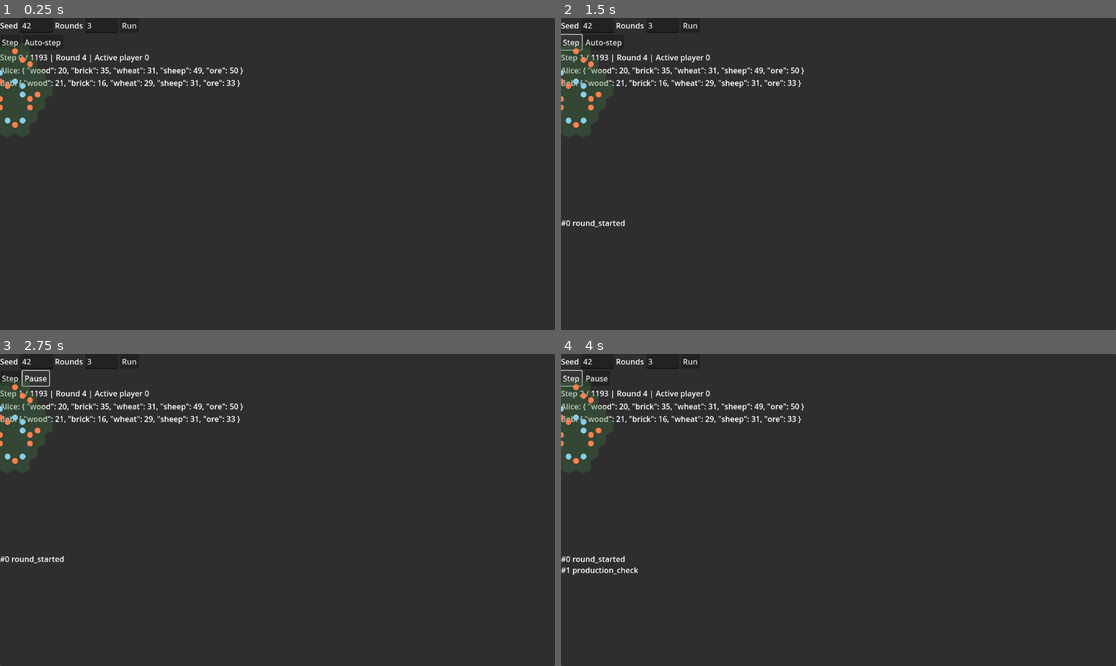
Above: before the commit, frames 1-4 (two rows, left to right).
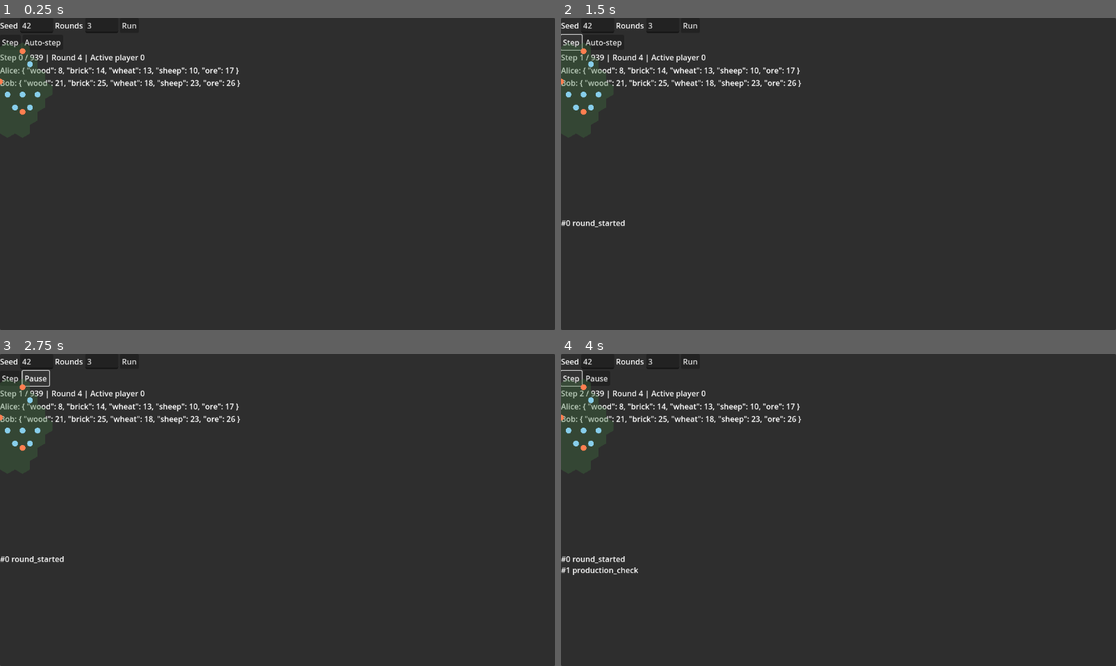
Above: after the commit, the same moments.

Repository: Joesalmon1985/cursor-board-game
Game: Godot game, scene res://ui/debug/debug_game_overlay.tscn
Same seed, same stepped clock (60 frames per second), same inputs: the game is played once before the commit and once after it.
Inputs:
- Up to frame 1 (0.25 s): no input
- Up to frame 2 (1.5 s): click "Run" at 0.5 s; click "Step" at 1.25 s
- Up to frame 3 (2.75 s): click "Auto-step" at 2 s
- Up to frame 4 (4 s): click "Run" at 2.75 s; click "Step" at 3.5 s

The runs differ from the first frame. In frame 1, 1.0% of the frame differs, in the area x 0-44%, y 9-36%; in frame 2, 1.0%; in frame 3, 1.0%; in frame 4, 1.0%.

Commit message:
Align production with 0-9 chance semantics and roll-less-than-chance comparator.
Co-authored-by: Cursor <cursoragent@cursor.com>

Diff:
--- a/core/board/board_generator.gd
+++ b/core/board/board_generator.gd
@@ -10,7 +10,7 @@
 	for coord in HexBoard.coords_for_radius(board_radius):
 		var tile := HexTile.new(coord)
 		for resource in ResourceType.all():
-			tile.production[resource] = rng.rand_range(0.0, 0.9)
+			tile.production[resource] = rng.randi_range(0, 9)
 		board.add_tile(tile)
 
 	board.build_vertex_index()
--- a/core/events/production_check_event.gd
+++ b/core/events/production_check_event.gd
@@ -1,11 +1,13 @@
 class_name ProductionCheckEvent
 extends GameEvent
+
+const SCHEMA_VERSION := 1
 
 var turn: int
 var hex: HexCoord
 var resource: ResourceType.Type
-var threshold: float
-var roll: float
+var production_chance: int
+var roll: int
 var produced: bool
 
 
@@ -13,26 +15,27 @@
 	p_turn: int,
 	p_hex: HexCoord,
 	p_resource: ResourceType.Type,
-	p_threshold: float,
-	p_roll: float,
+	p_production_chance: int,
+	p_roll: int,
 	p_produced: bool
 ) -> void:
 	event_type = "production_check"
 	turn = p_turn
 	hex = p_hex
 	resource = p_resource
-	threshold = p_threshold
+	production_chance = p_production_chance
 	roll = p_roll
 	produced = p_produced
 
 
 func to_dict() -> Dictionary:
 	return {
+		"schema_version": SCHEMA_VERSION,
 		"type": event_type,
 		"turn": turn,
 		"hex": hex.to_dict(),
 		"resource": ResourceType.to_key(resource),
-		"threshold": threshold,
+		"production_chance": production_chance,
 		"roll": roll,
 		"produced": produced,
 	}
--- a/core/model/hex_tile.gd
+++ b/core/model/hex_tile.gd
@@ -8,8 +8,8 @@
 func _init(p_coord: HexCoord) -> void:
 	coord = p_coord
 	for resource in ResourceType.all():
-		production[resource] = 0.0
+		production[resource] = 0
 
 
-func get_production(resource: ResourceType.Type) -> float:
-	return production.get(resource, 0.0)
+func get_production_chance(resource: ResourceType.Type) -> int:
+	return production.get(resource, 0)
--- a/core/rng/game_rng.gd
+++ b/core/rng/game_rng.gd
@@ -2,10 +2,13 @@
 extends RefCounted
 
 var _rng := RandomNumberGenerator.new()
+var _fixed_rolls: Array[int]
 
 
 func seed(value: int) -> void:
 	_rng.seed = value
+	if _fixed_rolls != null:
+		_fixed_rolls.clear()
 
 
 func randf() -> float:
@@ -18,3 +21,22 @@
 
 func randi_range(from_value: int, to_value: int) -> int:
 	return _rng.randi_range(from_value, to_value)
+
+
+func roll_d10() -> int:
+	if _fixed_rolls != null and not _fixed_rolls.is_empty():
+		return _fixed_rolls.pop_front()
+	return randi_range(0, 9)
+
+
+func enqueue_fixed_rolls(rolls: Array) -> void:
+	if _fixed_rolls == null:
+		_fixed_rolls = []
+	for roll in rolls:
+		_fixed_rolls.append(int(roll))
+
+
+func fixed_rolls_remaining() -> int:
+	if _fixed_rolls == null:
+		return 0
+	return _fixed_rolls.size()
--- a/core/rules/production_rules.gd
+++ b/core/rules/production_rules.gd
@@ -17,17 +17,17 @@
 	for coord in state.board.get_all_coords_sorted():
 		var tile := state.board.get_tile(coord)
 		for resource in ResourceType.all():
-			var threshold: float = tile.get_production(resource)
-			if threshold <= 0.0:
+			var production_chance: int = tile.get_production_chance(resource)
+			if production_chance <= 0:
 				continue
 
-			var roll := state.rng.randf()
-			var produced := roll >= threshold
+			var roll := _roll_production_d10(state.rng)
+			var produced := roll < production_chance
 			events.append(ProductionCheckEvent.new(
 				turn,
 				coord,
 				resource,
-				threshold,
+				production_chance,
 				roll,
 				produced
 			))
@@ -58,6 +58,12 @@
 	return events
 
 
+static func _roll_production_d10(rng: GameRng) -> int:
+	if rng.fixed_rolls_remaining() > 0:
+		return rng.roll_d10()
+	return rng.randi_range(0, 9)
+
+
 static func _get_player(state: GameState, player_id: int) -> Player:
 	for player in state.players:
 		if player.id == player_id:
--- a/core/rules/setup_rules.gd
+++ b/core/rules/setup_rules.gd
@@ -4,6 +4,7 @@
 static func create_game(game_seed: int) -> GameState:
 	var state := GameState.new()
 	state.seed = game_seed
+	state.rng = GameRng.new()
 	state.rng.seed(game_seed)
 	state.board = BoardGenerator.generate(state.rng)
 	state.action_space = ActionSpace.from_board(state.board)
--- /dev/null
+++ b/tests/production_fixtures.gd
@@ -0,0 +1,20 @@
+class_name ProductionFixtures
+extends RefCounted
+
+static func build_minimal_production_state(chance_by_resource: Dictionary) -> GameState:
+	var state := GameState.new()
+	state.seed = 1
+	state.rng = GameRng.new()
+	state.rng.seed(1)
+
+	var board := HexBoard.new(0)
+	var coord := HexCoord.new(0, 0)
+	var tile := HexTile.new(coord)
+	for resource in ResourceType.all():
+		tile.production[resource] = chance_by_resource.get(resource, 0)
+	board.add_tile(tile)
+	board.build_vertex_index()
+
+	state.board = board
+	state.action_space = ActionSpace.from_board(board)
+	return state
--- a/tests/test_board_generation.gd
+++ b/tests/test_board_generation.gd
@@ -19,8 +19,8 @@
 	for coord in coords:
 		var tile := board.get_tile(coord)
 		for resource in ResourceType.all():
-			var value: float = tile.get_production(resource)
-			test_assert.check(value >= 0.0 and value <= 0.9, "production threshold out of range")
+			var value: int = tile.get_production_chance(resource)
+			test_assert.check(value >= 0 and value <= 9, "production chance out of range")
 
 	var rng_repeat := GameRng.new()
 	rng_repeat.seed(7)
@@ -30,7 +30,7 @@
 		var tile_b := board_repeat.get_tile(coord)
 		for resource in ResourceType.all():
 			test_assert.eq(
-				tile_a.get_production(resource),
-				tile_b.get_production(resource),
-				"same seed should produce same thresholds"
+				tile_a.get_production_chance(resource),
+				tile_b.get_production_chance(resource),
+				"same seed should produce same production chances"
 			)
--- /dev/null
+++ b/tests/test_production_chance.gd
@@ -0,0 +1,69 @@
+class_name TestProductionChance
+extends RefCounted
+
+static func run(test_assert: TestAssert) -> void:
+	_test_chance_zero_skips(test_assert)
+	_test_nine_roll_8_produces(test_assert)
+	_test_nine_roll_9_fails(test_assert)
+	_test_five_roll_4_produces(test_assert)
+	_test_five_roll_5_fails(test_assert)
+	_test_event_schema(test_assert)
+
+
+static func _test_chance_zero_skips(test_assert: TestAssert) -> void:
+	var state := ProductionFixtures.build_minimal_production_state({
+		ResourceType.Type.WOOD: 0,
+	})
+	state.rng.enqueue_fixed_rolls([9])
+
+	var events := ProductionRules.resolve_round_production(state)
+	test_assert.eq(events.size(), 0, "chance 0 should skip production checks")
+	test_assert.eq(state.rng.fixed_rolls_remaining(), 1, "chance 0 should not consume queued rolls")
+
+
+static func _test_nine_roll_8_produces(test_assert: TestAssert) -> void:
+	var produced := _run_single_check(ResourceType.Type.WOOD, 9, 8)
+	test_assert.check(produced, "chance 9 with roll 8 should produce")
+
+
+static func _test_nine_roll_9_fails(test_assert: TestAssert) -> void:
+	var produced := _run_single_check(ResourceType.Type.WOOD, 9, 9)
+	test_assert.check(not produced, "chance 9 with roll 9 should not produce")
+
+
+static func _test_five_roll_4_produces(test_assert: TestAssert) -> void:
+	var produced := _run_single_check(ResourceType.Type.WOOD, 5, 4)
+	test_assert.check(produced, "chance 5 with roll 4 should produce")
+
+
+static func _test_five_roll_5_fails(test_assert: TestAssert) -> void:
+	var produced := _run_single_check(ResourceType.Type.WOOD, 5, 5)
+	test_assert.check(not produced, "chance 5 with roll 5 should not produce")
+
+
+static func _test_event_schema(test_assert: TestAssert) -> void:
+	var state := ProductionFixtures.build_minimal_production_state({
+		ResourceType.Type.WOOD: 9,
+	})
+	state.rng.enqueue_fixed_rolls([3])
+	var events := ProductionRules.resolve_round_production(state)
+	test_assert.eq(events.size(), 1, "single check should emit one event")
+
+	var event: ProductionCheckEvent = events[0]
+	var data := event.to_dict()
+	test_assert.eq(data.get("schema_version"), 1, "production check should include schema_version")
+	test_assert.eq(data.get("production_chance"), 9, "event should record production_chance")
+	test_assert.eq(data.get("roll"), 3, "event should record int roll")
+	test_assert.eq(data.get("produced"), true, "event should record produced flag")
+
+
+static func _run_single_check(resource: ResourceType.Type, chance: int, roll: int) -> bool:
+	var state := ProductionFixtures.build_minimal_production_state({
+		resource: chance,
+	})
+	state.rng.enqueue_fixed_rolls([roll])
+	var events := ProductionRules.resolve_round_production(state)
+	if events.is_empty():
+		return false
+	var event: ProductionCheckEvent = events[0]
+	return event.produced
--- a/tests/test_registry.gd
+++ b/tests/test_registry.gd
@@ -11,6 +11,7 @@
 static func all_modules() -> Array:
 	return [
 		{"category": CATEGORY_UNIT, "name": "TestBoardGeneration", "module": TestBoardGeneration},
+		{"category": CATEGORY_UNIT, "name": "TestProductionChance", "module": TestProductionChance},
 		{"category": CATEGORY_UNIT, "name": "TestVertexTopology", "module": TestVertexTopology},
 		{"category": CATEGORY_INTEGRATION, "name": "TestProduction", "module": TestProduction},
 		{"category": CATEGORY_DETERMINISM, "name": "TestDeterminism", "module": TestDeterminism},
